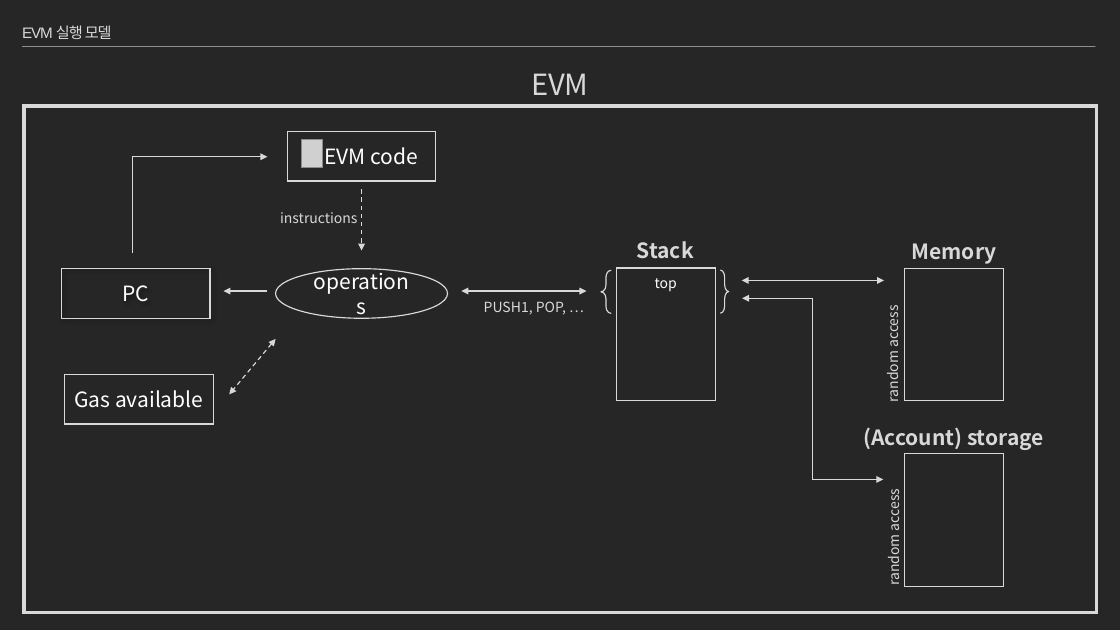
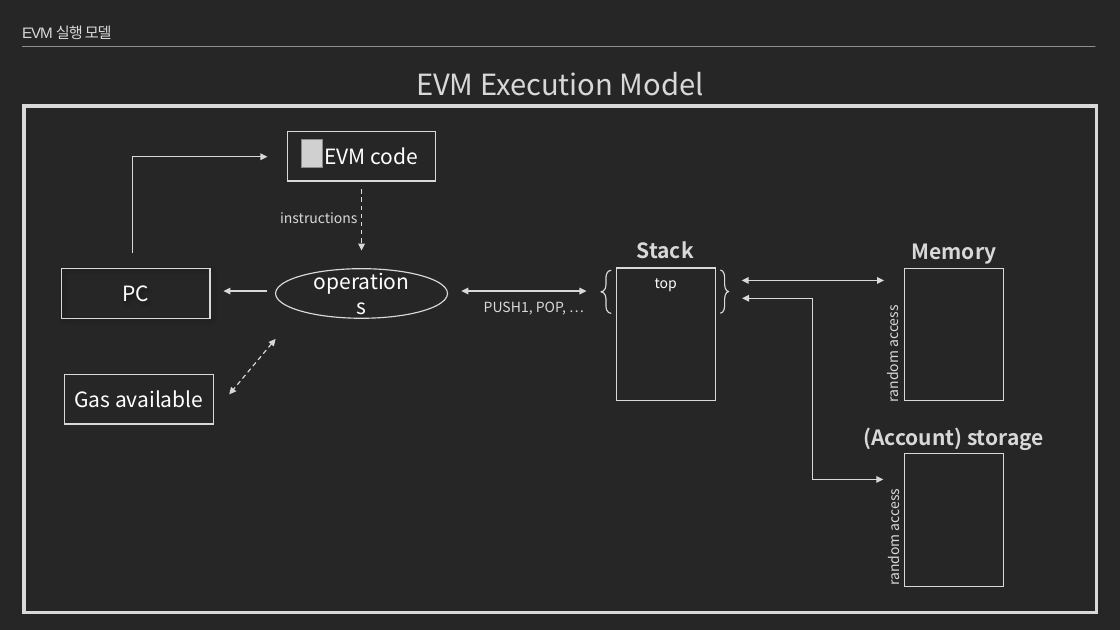
Before and after one commit to moss0801/blockchain-doc, a slide deck: slide 31 of General/Blockchain Part2.pptx (slide 22 before the commit). Drawn at 1120x630 pixels with LibreOffice and Linux fonts; fonts in the diff are those of the drawing; grey boxes stand for pictures. Boxes give left, top, right and bottom in pixels: in the first picture for what was removed or moved away, otherwise in the second. Text is boxed around its words. In the diff, an @@ line names an element or a change of style, - is before the commit and + after.

```diff
--- a/General/Blockchain Part2.pptx
+++ b/General/Blockchain Part2.pptx
@@ text at (416, 72, 704, 96): text changed @@
-EVM
+EVM Execution Model
```
Also in this commit, not shown: 17 other slides changed, 15 slides added, 10 slides removed, 2 other files.
